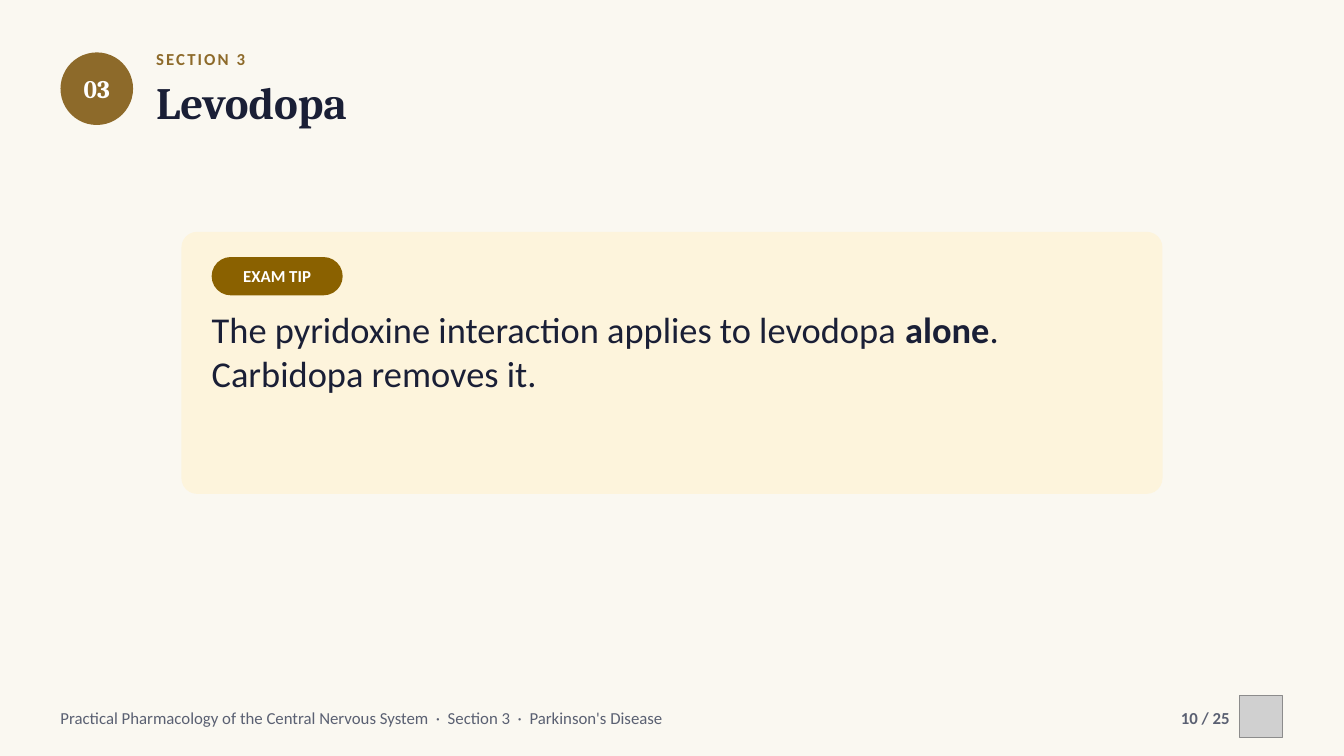
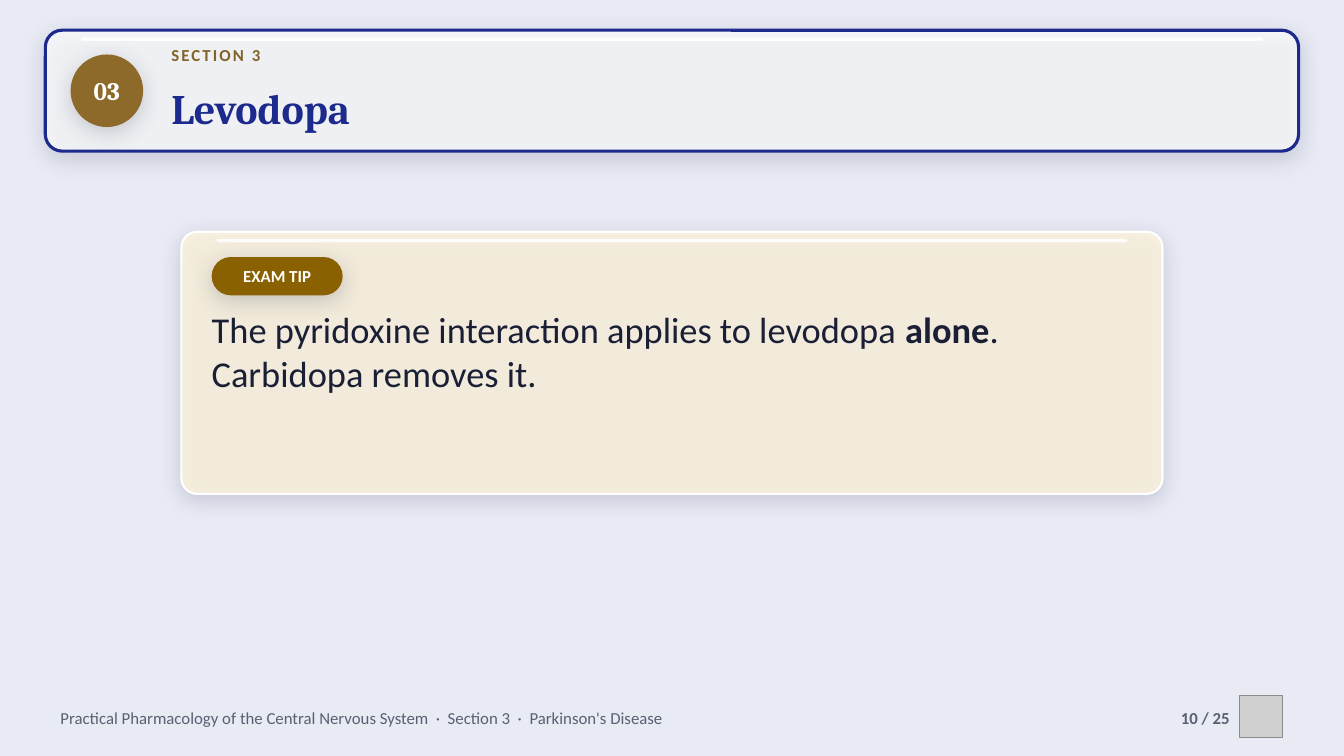
Before and after one commit to drrefaat18-ops/yasser, a slide deck: slide 10 of projects/cns-pharmacology-practical/slides/ch03-parkinsons-disease.pptx. Drawn at 1344x756 pixels with LibreOffice and Linux fonts; fonts in the diff are those of the drawing; grey boxes stand for pictures; background and template pictures are left out. Boxes give left, top, right and bottom in pixels: in the first picture for what was removed or moved away, otherwise in the second. Text is boxed around its words. In the diff, an @@ line names an element or a change of style, - is before the commit and + after.

```diff
--- a/projects/cns-pharmacology-practical/slides/ch03-parkinsons-disease.pptx
+++ b/projects/cns-pharmacology-practical/slides/ch03-parkinsons-disease.pptx
@@ background #FAF8F1 to picture (left out) @@
@@ rounded rectangle added at box(45, 30, 1299, 151), fill #FFFFFF at 70% opacity, outline #1B2A8C 2.25 pt @@
@@ ellipse "03" at box(71, 54, 143, 127): shadow on @@
@@ ellipse "03": place and size @@
-ellipse "03" at box(60, 52, 133, 125)
+ellipse "03" at box(71, 54, 143, 127)
@@ text "SECTION 3": place and size @@
-text "SECTION 3" at box(156, 54, 245, 65)
+text "SECTION 3" at box(171, 50, 260, 61)
@@ text "SECTION 3" at box(171, 50, 260, 61): text colour #8D6A2A to #826227 @@
@@ text "Levodopa": place and size @@
-text "Levodopa" at box(156, 88, 347, 129)
+text "Levodopa" at box(171, 95, 350, 133)
@@ text "Levodopa" at box(171, 95, 350, 133): size 32 to 30 pt, text colour #1A1F36 to #1B2A8C; vertical alignment top to middle @@
@@ rounded rectangle at box(181, 232, 1163, 494): fill #FDF4DC to #FDF4DC at 80% opacity; outline none to #FFFFFF 1.5 pt; shadow on @@
@@ rounded rectangle added at box(217, 239, 1127, 243), fill #FFFFFF at 85% opacity @@
@@ rounded rectangle "EXAM TIP" at box(212, 257, 343, 295): shadow on @@
```
Also in this commit, not shown: 22 other slides changed, 15 other files.
